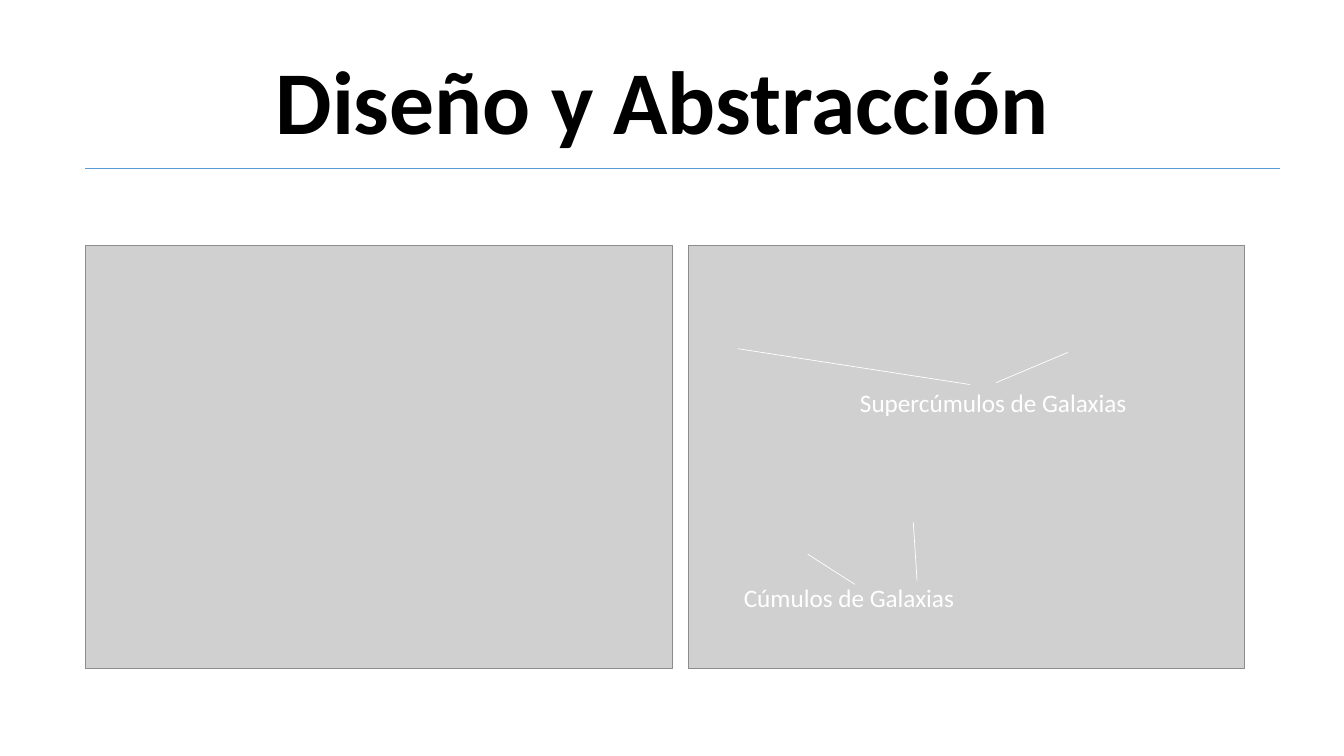
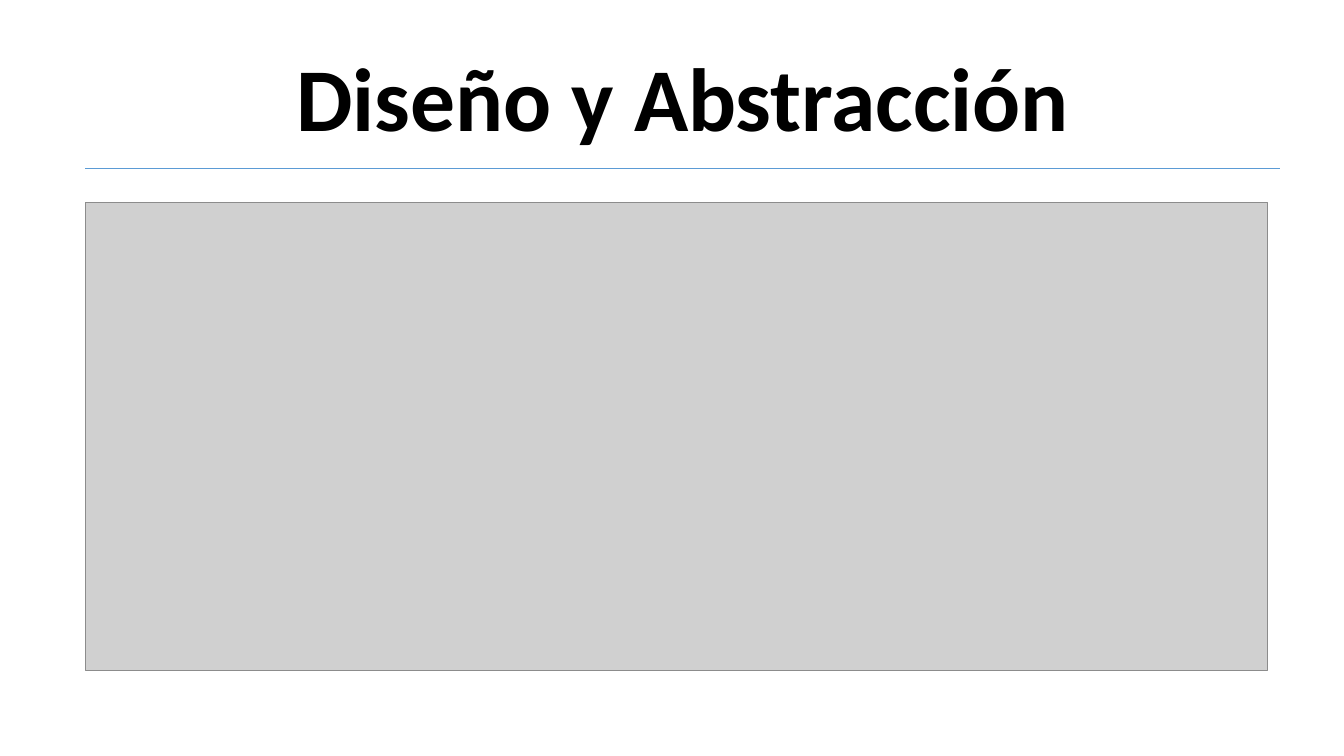
Before and after one commit to matiasdieguez/mdsite, a slide deck: slide 18 of MDSite/MDSite/wwwroot/docs/curso/01-Introducción a la lógica.pptx (slide 17 before the commit). Drawn at 1344x756 pixels with LibreOffice and Linux fonts; fonts in the diff are those of the drawing; grey boxes stand for pictures. Boxes give left, top, right and bottom in pixels: in the first picture for what was removed or moved away, otherwise in the second. Text is boxed around its words. In the diff, an @@ line names an element or a change of style, - is before the commit and + after.

```diff
--- a/MDSite/MDSite/wwwroot/docs/curso/01-Introducción a la lógica.pptx
+++ b/MDSite/MDSite/wwwroot/docs/curso/01-Introducción a la lógica.pptx
@@ title "Diseño y Abstracción": place and size @@
-title "Diseño y Abstracción" at [276,71,1049,148]
+title "Diseño y Abstracción" at [296,68,1069,145]
@@ picture added at [86,203,1268,670] @@
@@ picture removed at [86,245,674,668] @@
@@ picture removed at [689,245,1244,668] @@
@@ line removed from (738, 349) to (970, 384) @@
@@ line removed from (1068, 353) to (996, 383) @@
@@ text removed at [860,395,1126,416] @@
-Supercúmulos de Galaxias
@@ line removed from (918, 581) to (913, 522) @@
@@ line removed from (808, 555) to (855, 585) @@
@@ text removed at [744,590,954,607] @@
-Cúmulos de Galaxias
```
Also in this commit, not shown: 1 slide added, 3 other files.
